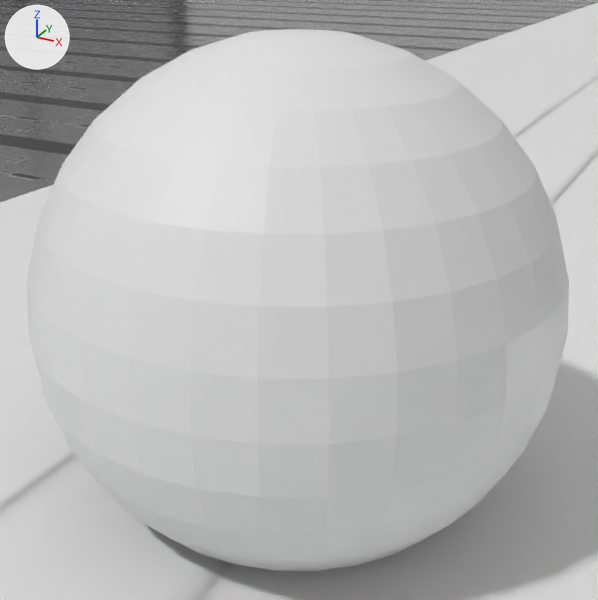
Two versions of the Blender file Modelado 3D/Hangar Circular.blend, one commit apart.
Rendered twice from a 50 mm camera at (1.81, 21.65, 0.79) aimed at (0.39, 24.23, -0.5). Every picture has the same lights, and +X, +Y and +Z are marked at upper left.

Before the edit, the objects in view are built like this:
```python
me_cube_001 = bpy.data.meshes.new('Cube.001')
me_cube_001.from_pydata(...)  # 256 vertices, 253 faces; spans x -1.1..1.1, y -1.1..1.6, z -30.1..35.2
# faces by material slot: [220, 33]
me_cube_001.materials.append(mat_material_003)  # its picture is missing
me_cube_001.materials.append(mat_material_004)
me_sphere = bpy.data.meshes.new('Sphere')
me_sphere.from_pydata(...)  # a UV sphere (32 segments, 16 rings, poles along z) spanning x -1.0..1.0, y -1.0..1.0, z -1.0..1.0
ob_cube = bpy.data.objects.new('Cube', me_cube_001)
ob_cube.location = (0.0, 0.0, -1.825)
ob_cube.scale = (76.6, 76.6, 0.58)
ob_sphere = bpy.data.objects.new('Sphere', me_sphere)
ob_sphere.location = (0.391, 24.23, -0.498)
```
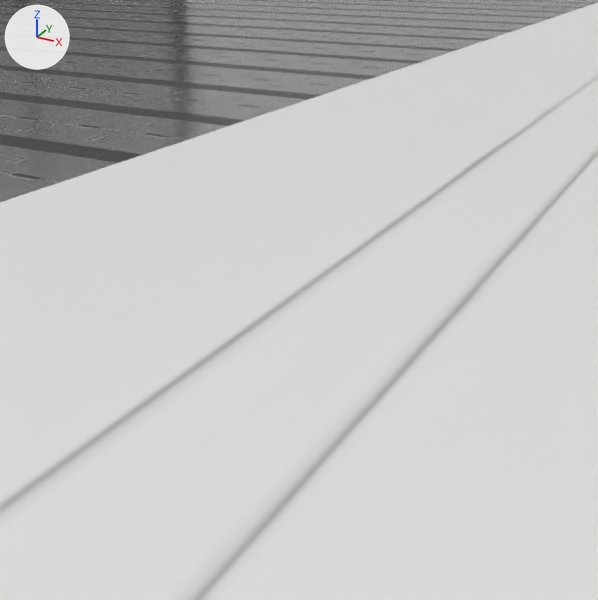
Commit message: hangar listo

Changed parts and their boxes (x1, y1, x2, y2) in the pictures (598 x 600 px):
'Sphere', deleted
    before: (27, 29, 569, 571)
'Cube', unchanged, uncovered by the edit
    both: (0, 0, 598, 600)

Diff of the bpy script that builds the scene:
```diff
--- a/Modelado 3D/Hangar Circular.blend.py
+++ b/Modelado 3D/Hangar Circular.blend.py
@@ ob_sphere @@
-ob_sphere = bpy.data.objects.new('Sphere', me_sphere)
-ob_sphere.location = (0.391, 24.23, -0.498)
```
